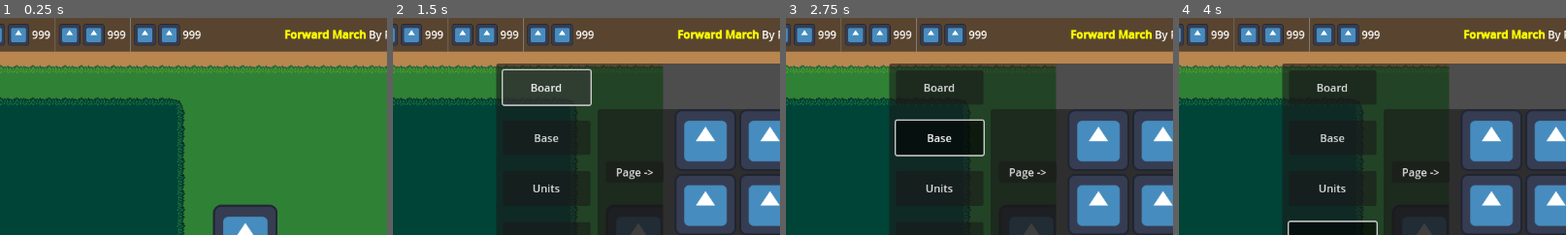
Above: before the commit, frames 1-4 (left to right).
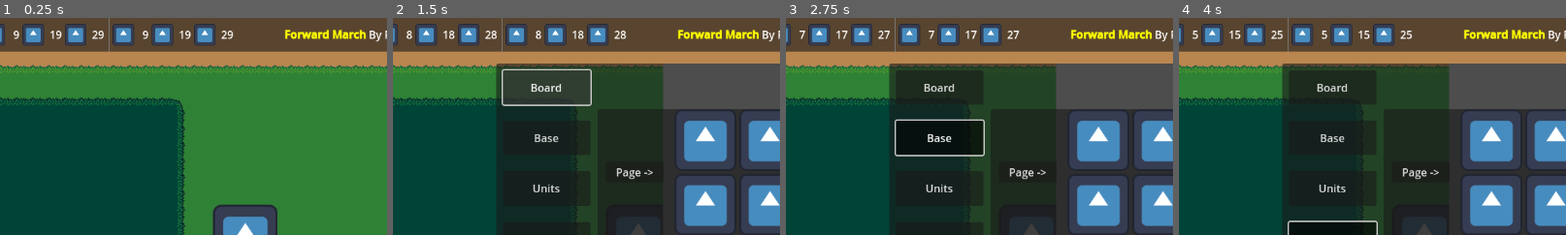
Above: after the commit, the same moments.

Repository: RoyAwesome/forwardmarch
Game: Godot game, scene res://Scenes/GameScene.tscn
Same seed, same stepped clock (60 frames per second), same inputs: the game is played once before the commit and once after it. The engine's default icon, where the game draws it, is replaced by a stand-in: a white triangle on a blue panel in a dark square.
Inputs:
- Up to frame 1 (0.25 s): no input
- Up to frame 2 (1.5 s): click "Board Control" at 0.5 s; click "Board" at 1.25 s
- Up to frame 3 (2.75 s): click "Base" at 2 s
- Up to frame 4 (4 s): click "Units" at 2.75 s; click "Upgrade" at 3.5 s
The pictures show only the part of the screen within x 2-52%, y 0-50%; the shares and areas given below are measured in that part.

The runs differ from the first frame. In frame 1, 4.1% of the frame differs, in the area x 2-61%, y 0-16%; in frame 2, 4.1%; in frame 3, 4.1%; in frame 4, 4.1%.

Commit message:
Waves run

Diff:
--- a/Scenes/GameScene.tscn
+++ b/Scenes/GameScene.tscn
@@ -1,8 +1,8 @@
 [gd_scene load_steps=8 format=3 uid="uid://fx8u7054ie0p"]
 
 [ext_resource type="Script" path="res://Scripts/GameScene.gd" id="1_7rsgr"]
-[ext_resource type="PackedScene" uid="uid://bt7ex3w4yitj7" path="res://Scenes/UI/User Display.tscn" id="1_k18c4"]
 [ext_resource type="PackedScene" uid="uid://duyoaqovb7p6y" path="res://Scenes/UI/StatDisplay.tscn" id="2_4hjdr"]
+[ext_resource type="PackedScene" uid="uid://bcc2s36entt5e" path="res://Scenes/UI/TeamDisplay.tscn" id="3_6alq6"]
 [ext_resource type="PackedScene" uid="uid://cjmvxb0ofsdim" path="res://Scenes/Battlefield.tscn" id="3_t3gjf"]
 [ext_resource type="PackedScene" uid="uid://b14md7g2o6yd8" path="res://Scenes/Minimap.tscn" id="4_nux57"]
 [ext_resource type="ButtonGroup" uid="uid://b0v22ksyy78aj" path="res://Scenes/UI/BoardButtons.tres" id="5_sevyo"]
@@ -47,23 +47,16 @@
 layout_mode = 2
 size_flags_horizontal = 2
 
-[node name="Group1" parent="UI/VBoxContainer/TopBar/Hbox/Players" instance=ExtResource("1_k18c4")]
-layout_mode = 2
-size_flags_vertical = 4
+[node name="Team1Display" parent="UI/VBoxContainer/TopBar/Hbox/Players" instance=ExtResource("3_6alq6")]
+unique_name_in_owner = true
+layout_mode = 2
 
 [node name="VSeparator" type="VSeparator" parent="UI/VBoxContainer/TopBar/Hbox/Players"]
 layout_mode = 2
 
-[node name="Group2" parent="UI/VBoxContainer/TopBar/Hbox/Players" instance=ExtResource("1_k18c4")]
-layout_mode = 2
-size_flags_vertical = 4
-
-[node name="VSeparator2" type="VSeparator" parent="UI/VBoxContainer/TopBar/Hbox/Players"]
-layout_mode = 2
-
-[node name="Group3" parent="UI/VBoxContainer/TopBar/Hbox/Players" instance=ExtResource("1_k18c4")]
-layout_mode = 2
-size_flags_vertical = 4
+[node name="Team2Display" parent="UI/VBoxContainer/TopBar/Hbox/Players" instance=ExtResource("3_6alq6")]
+unique_name_in_owner = true
+layout_mode = 2
 
 [node name="RichTextLabel" type="RichTextLabel" parent="UI/VBoxContainer/TopBar/Hbox"]
 layout_mode = 2
@@ -274,10 +267,16 @@
 size_flags_horizontal = 4
 size_flags_vertical = 8
 
+[node name="WaveTimer" type="Timer" parent="."]
+unique_name_in_owner = true
+process_callback = 0
+wait_time = 10.0
+
 [connection signal="toggled" from="UI/VBoxContainer/MarginContainer/HBoxContainer/BoardPanelButton" to="." method="_on_board_panel_button_toggled"]
 [connection signal="toggled" from="BoardPanel/HBoxContainer/VBoxContainer/MarginContainer6/BoardButton" to="." method="_on_board_button_toggled" binds= [0]]
 [connection signal="toggled" from="BoardPanel/HBoxContainer/VBoxContainer/MarginContainer/BaseButton" to="." method="_on_board_button_toggled" binds= [1]]
 [connection signal="toggled" from="BoardPanel/HBoxContainer/VBoxContainer/MarginContainer2/UnitsButton" to="." method="_on_board_button_toggled" binds= [2]]
-[connection signal="toggled" from="BoardPanel/HBoxContainer/VBoxContainer/MarginContainer3/UpgradeButton" to="." method="_on_board_button_toggled" binds= [3]]
-[connection signal="toggled" from="BoardPanel/HBoxContainer/VBoxContainer/MarginContainer4/ItemButton" to="." method="_on_board_button_toggled" binds= [4]]
-[connection signal="toggled" from="BoardPanel/HBoxContainer/VBoxContainer/MarginContainer5/ViewButton" to="." method="_on_board_button_toggled" binds= [5]]
+[connection signal="toggled" from="BoardPanel/HBoxContainer/VBoxContainer/MarginContainer3/UpgradeButton" to="." method="_on_board_button_toggled" binds= [4]]
+[connection signal="toggled" from="BoardPanel/HBoxContainer/VBoxContainer/MarginContainer4/ItemButton" to="." method="_on_board_button_toggled" binds= [5]]
+[connection signal="toggled" from="BoardPanel/HBoxContainer/VBoxContainer/MarginContainer5/ViewButton" to="." method="_on_board_button_toggled" binds= [6]]
+[connection signal="timeout" from="WaveTimer" to="." method="_on_wave_timer_timeout"]
--- /dev/null
+++ b/Scenes/UI/TeamDisplay.tscn
@@ -0,0 +1,16 @@
+[gd_scene load_steps=3 format=3 uid="uid://bcc2s36entt5e"]
+
+[ext_resource type="Script" path="res://Scripts/team_display.gd" id="1_amqrg"]
+[ext_resource type="PackedScene" uid="uid://bt7ex3w4yitj7" path="res://Scenes/UI/User Display.tscn" id="1_v3w5h"]
+
+[node name="TeamDisplay" type="HBoxContainer"]
+script = ExtResource("1_amqrg")
+
+[node name="Player1" parent="." instance=ExtResource("1_v3w5h")]
+layout_mode = 2
+
+[node name="Player2" parent="." instance=ExtResource("1_v3w5h")]
+layout_mode = 2
+
+[node name="Player3" parent="." instance=ExtResource("1_v3w5h")]
+layout_mode = 2
--- a/Scenes/UI/User Display.tscn
+++ b/Scenes/UI/User Display.tscn
@@ -1,12 +1,14 @@
-[gd_scene load_steps=2 format=3 uid="uid://bt7ex3w4yitj7"]
+[gd_scene load_steps=3 format=3 uid="uid://bt7ex3w4yitj7"]
 
+[ext_resource type="Script" path="res://Scenes/UI/user_display.gd" id="1_jbo2t"]
 [ext_resource type="Texture2D" uid="uid://bi5n1g2qurff2" path="res://icon.svg" id="1_rfv1w"]
 
 [node name="HBoxContainer" type="HBoxContainer"]
 offset_right = 40.0
 offset_bottom = 40.0
+script = ExtResource("1_jbo2t")
 
-[node name="PlayerLeft" type="TextureRect" parent="."]
+[node name="Player" type="TextureRect" parent="."]
 custom_minimum_size = Vector2(32, 32)
 layout_mode = 2
 size_flags_vertical = 4
@@ -14,15 +16,7 @@
 texture = ExtResource("1_rfv1w")
 expand_mode = 1
 
-[node name="PlayerRight" type="TextureRect" parent="."]
-custom_minimum_size = Vector2(32, 32)
-layout_mode = 2
-size_flags_vertical = 4
-size_flags_stretch_ratio = 0.0
-texture = ExtResource("1_rfv1w")
-expand_mode = 1
-
-[node name="RichTextLabel" type="RichTextLabel" parent="."]
+[node name="Text" type="RichTextLabel" parent="."]
 layout_mode = 2
 size_flags_vertical = 4
 text = "999"
--- /dev/null
+++ b/Scenes/UI/user_display.gd
@@ -0,0 +1,27 @@
+class_name UserDisplay
+extends HBoxContainer
+
+@onready var Text : RichTextLabel = $Text
+
+@onready var CurrentGameScene : GameScene = $/root/GameScene
+@export var Group : int = 0
+
+var AssignedForce: Force
+
+# Called when the node enters the scene tree for the first time.
+func _ready() -> void:
+	pass
+
+
+
+# Called every frame. 'delta' is the elapsed time since the previous frame.
+func _process(delta: float) -> void:
+
+	if(!CurrentGameScene || !CurrentGameScene.WaveTimer || CurrentGameScene.WaveTimer.is_stopped()):
+		Text.text = "---"
+		return
+	if(!AssignedForce):
+		Text.text = "---"
+		return
+
+	Text.text = "%3.0f" % (CurrentGameScene.timer_for_force(AssignedForce))
--- a/Scenes/Unit.tscn
+++ b/Scenes/Unit.tscn
@@ -14,3 +14,5 @@
 unique_name_in_owner = true
 avoidance_enabled = true
 radius = 70.0
+
+[connection signal="velocity_computed" from="NavigationAgent2D" to="." method="_on_navigation_agent_2d_velocity_computed"]
--- a/Scripts/Attribute.gd
+++ b/Scripts/Attribute.gd
@@ -7,6 +7,7 @@
 var BaseValue = 0;
 var CurrentValue = 0;
 var CurrentLevel = 0;
+
 
 func _init(initial_value = -1, growth_per_level = -1):
 	if(initial_value >= 0 && InitialValue < 0):
--- /dev/null
+++ b/Scripts/Force.gd
@@ -0,0 +1,8 @@
+class_name Force
+extends Resource
+
+@export var PlayerID : int = 0
+
+
+func _init(player_id = 0):
+	PlayerID = player_id
--- a/Scripts/GameScene.gd
+++ b/Scripts/GameScene.gd
@@ -1,13 +1,32 @@
+class_name GameScene
 extends Node
 
 @onready var BoardPanel : PanelContainer = %BoardPanel
 @onready var ButtonGrid : PanelContainer = %ButtonGrid
 
+@onready var WaveTimer : Timer = %WaveTimer
+var CurrentWave : int = 0
+var Team1 : Team
+var Team2 : Team
 
+var WaveQueue : Array[Wave]
+
+var TeamDisplays : Array[TeamDisplay]
 
 # Called when the node enters the scene tree for the first time.
 func _ready() -> void:
-	pass # Replace with function body.
+	TeamDisplays = [%Team1Display, %Team2Display]
+
+	# generate a force for each player
+	Team1 = Team.new([0, 1, 2])
+	Team2 = Team.new([3, 4, 5])
+	for i in 3:
+		WaveQueue.push_back(Wave.new(Team1.Forces[i % Team1.Forces.size()], Team2.Forces[i % Team2.Forces.size()]))
+
+	for i in TeamDisplays.size():
+		TeamDisplays[i].AssignedTeam = Team1 if i%2 == 0 else Team2
+
+	WaveTimer.start()
 
 
 # Called every frame. 'delta' is the elapsed time since the previous frame.
@@ -17,10 +36,32 @@
 
 func _on_board_panel_button_toggled(toggled_on: bool) -> void:
 	BoardPanel.visible = toggled_on
-
-
-
+	%BoardButton.button_pressed = toggled_on # Toggle on the board when you open the board panel
 
 func _on_board_button_toggled(toggled_on: bool, button_index: int) -> void:
 	var buttons : Array = [%BoardButton, %BaseButton, %UnitsButton, %UpgradeButton, %ItemButton, %ViewButton]
 	ButtonGrid.visible = !toggled_on if button_index == 0 else toggled_on
+
+func timer_for_force(force : Force) -> int:
+	for wave in WaveQueue.size():
+		if(WaveQueue[wave].ForceLeft == force || WaveQueue[wave].ForceRight == force):
+			return WaveTimer.time_left + (WaveTimer.wait_time * wave)
+	return -1
+
+func timer_for_wave(wave : Wave) -> int:
+	for w in WaveQueue.size():
+		if(WaveQueue[w] == wave):
+			return WaveTimer.time_left + (WaveTimer.wait_time * w)
+	return -1
+
+func _on_wave_timer_timeout() -> void:
+	# Spawn those player's waves
+
+	var active_wave : Wave = WaveQueue.pop_front()
+	# Spawn the wave
+	# ......
+
+	# Generate the next wave
+	var NewWave : Wave = Wave.new(Team1.Forces[CurrentWave % Team1.Forces.size()], Team2.Forces[CurrentWave % Team2.Forces.size()])
+	WaveQueue.push_back(NewWave)
+	CurrentWave += 1
--- /dev/null
+++ b/Scripts/Team.gd
@@ -0,0 +1,8 @@
+class_name Team
+extends Resource
+
+@export var Forces: Array[Force]
+
+func _init(in_forces : Array[int]) -> void:
+	for i in in_forces:
+		Forces.push_back(Force.new(i))
--- a/Scripts/UnitResource.gd
+++ b/Scripts/UnitResource.gd
@@ -15,6 +15,8 @@
 @export var Agility : Attribute = Attribute.new(0, 0)
 @export var BaseStrength : Attribute = Attribute.new(0, 0)
 
+@export var MovementSpeed : Attribute = Attribute.new(10)
+
 @export var Sprite : Texture2D
 
 #Size of the unit in grid squares
--- /dev/null
+++ b/Scripts/Wave.gd
@@ -0,0 +1,7 @@
+class_name Wave
+
+var ForceLeft: Force
+var ForceRight: Force
+func _init(in_force_left: Force, in_force_right: Force) -> void:
+	ForceLeft = in_force_left
+	ForceRight = in_force_right
--- a/Scripts/battlefield.gd
+++ b/Scripts/battlefield.gd
@@ -1,12 +1,12 @@
+class_name Battlefield
 extends Node2D
 
 @export var CameraSpeed : int = 25
-
 @onready var Camera : Camera2D = %Camera
 
 # Called when the node enters the scene tree for the first time.
 func _ready() -> void:
-	pass # Replace with function body.
+	pass
 
 
 # Called every frame. 'delta' is the elapsed time since the previous frame.
--- /dev/null
+++ b/Scripts/team_display.gd
@@ -0,0 +1,23 @@
+class_name TeamDisplay
+extends HBoxContainer
+
+var AssignedTeam : Team:
+	set(value):
+		AssignedTeam = value
+		if AssignedTeam.Forces.size() >= 0:
+			$Player1.AssignedForce = AssignedTeam.Forces[0]
+		if AssignedTeam.Forces.size() >= 1:
+			$Player2.AssignedForce = AssignedTeam.Forces[1]
+		if AssignedTeam.Forces.size() >= 2:
+			$Player3.AssignedForce = AssignedTeam.Forces[2]
+
+
+
+# Called when the node enters the scene tree for the first time.
+func _ready() -> void:
+	pass # Replace with function body.
+
+
+# Called every frame. 'delta' is the elapsed time since the previous frame.
+func _process(delta: float) -> void:
+	pass
--- a/Scripts/unit.gd
+++ b/Scripts/unit.gd
@@ -1,18 +1,29 @@
+class_name Unit
 extends Node2D
 const UnitResource = preload("res://Scripts/UnitResource.gd")
 
 @onready var MainSprite : Sprite2D = %MainSprite
 @onready var NavAgent : NavigationAgent2D = %NavigationAgent2D
 
+@export var PixelsPerMovespeedUnit : float = 1
+
+# Unit this is copied from
+var UnitTemplate : Unit
 var UnitType : UnitResource;
 
-func SetUnit(unit : UnitResource)
+func init_from_template(unit : Unit):
+	UnitTemplate = unit
+	set_unit(unit.UnitType)
+
+func set_unit(unit : UnitResource):
 	UnitType = unit
 	if(unit.Sprite):
 		MainSprite.texture = unit.Sprite
 	if(unit.UnitSize >= 1):
 		NavAgent.radius = 70 * unit.UnitSize
 
+func set_movement_target(position: Vector2):
+	NavAgent.set_target_position(position)
 
 # Called when the node enters the scene tree for the first time.
 func _ready() -> void:
@@ -22,3 +33,21 @@
 # Called every frame. 'delta' is the elapsed time since the previous frame.
 func _process(delta: float) -> void:
 	pass
+
+var movement_delta : float = 0
+func _physics_process(delta: float) -> void:
+	if(NavAgent.is_navigation_finished()):
+		return
+	movement_delta = UnitType.MovementSpeed.CurrentValue * delta
+
+	var next_path_position: Vector2 = NavAgent.get_next_path_position()
+	var current_position : Vector2 = global_position
+	var new_velocity : Vector2 = (next_path_position - current_position).normalized() * movement_delta
+	if(NavAgent.avoidance_enabled):
+		NavAgent.set_velocity(new_velocity)
+	else:
+		_on_navigation_agent_2d_velocity_computed(new_velocity)
+
+
+func _on_navigation_agent_2d_velocity_computed(safe_velocity: Vector2) -> void:
+	global_position = global_position.move_toward(global_position + safe_velocity, movement_delta)
